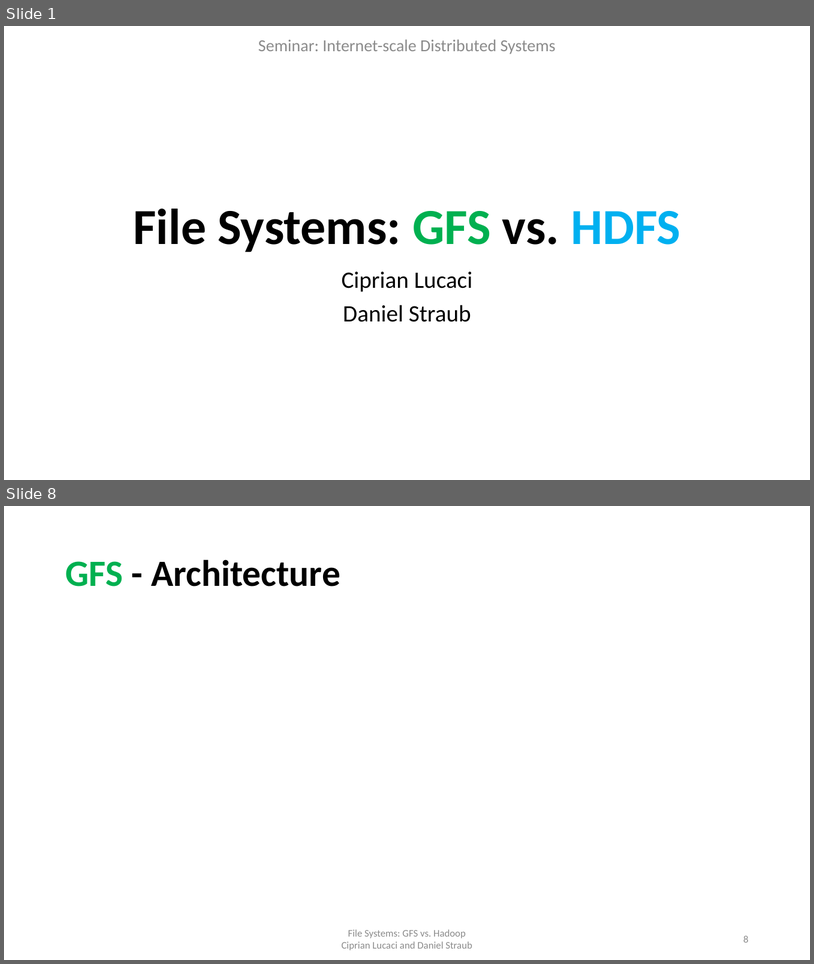
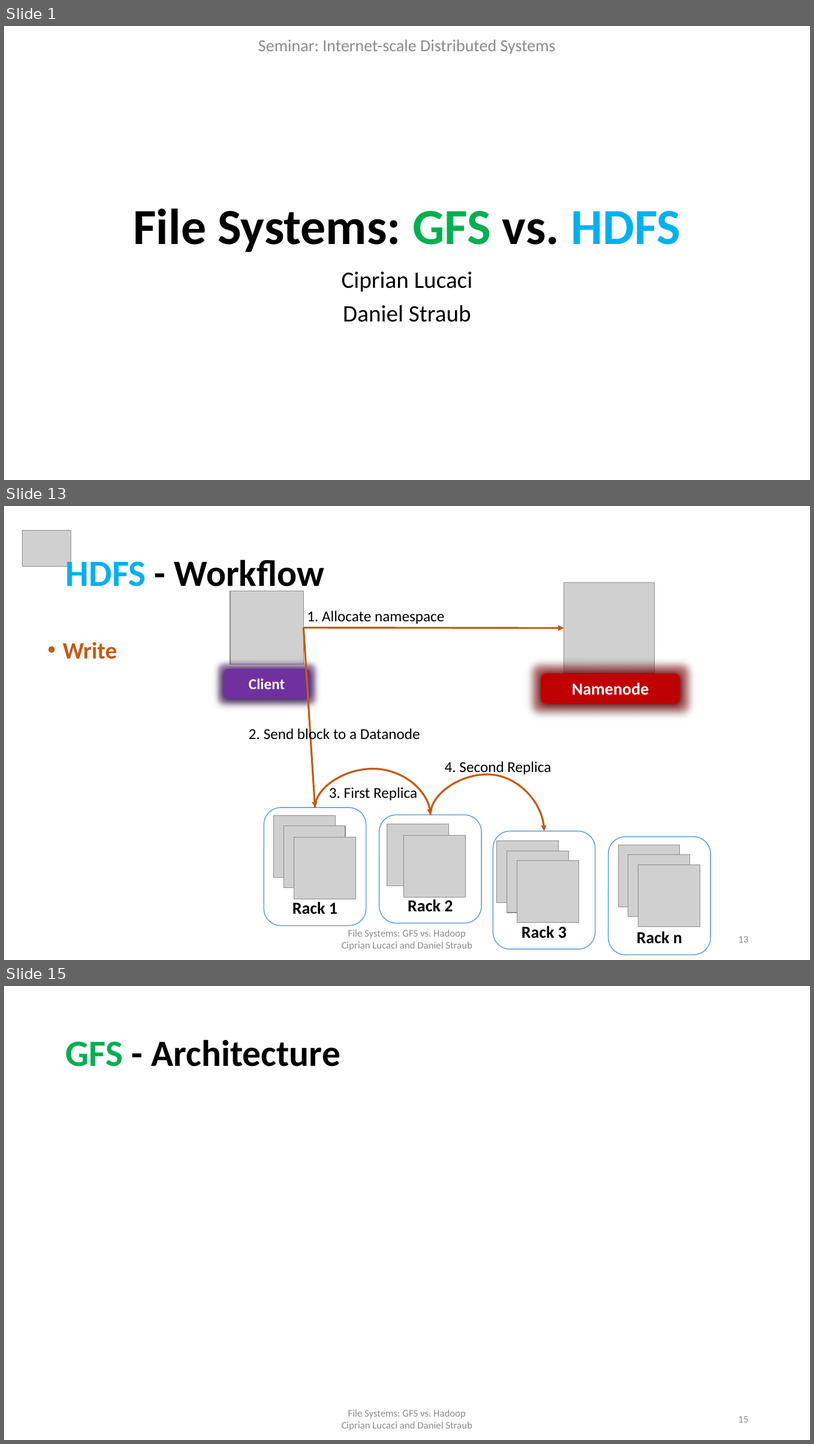
Before and after one commit to cipri7329/ss15-seminar, a slide deck: Presentation/DistributedFileSystems_Cipri.pptx. Shown one above the other, each under a label of ours: slides 1 and 8 before the commit, slides 1, 13 and 15 after it; the slides between them are not shown. The pictures are 814x964 and 814x1444 pixels, drawn with LibreOffice and Linux fonts; fonts in the diff are those of the drawing; grey boxes stand for pictures; background and template pictures are left out. Boxes give left, top, right and bottom in pixels: in the first picture for what was removed or moved away, otherwise in the second. Text is boxed around its words. In the diff, an @@ line names an element or a change of style, - is before the commit and + after.

Commit message:
presentation cipri

```diff
--- a/Presentation/DistributedFileSystems_Cipri.pptx
+++ b/Presentation/DistributedFileSystems_Cipri.pptx
@@ slide 13 added at <box>4,506,810,960</box>, background #FFFFFF @@
@@ picture added at <box>22,530,71,567</box> @@
@@ title added at <box>65,555,325,595</box>, 44 pt, text #000000, bold @@
+HDFS - Workflow
@@ group added at <box>230,583,711,954</box>: 13 pictures, 5 rounded rectangles @@
+Rack n
+Rack 3
+Rack 2
+Rack 1
+Namenode
@@ text added at <box>307,610,444,624</box>, 18 pt, text #000000 @@
+1. Allocate namespace
@@ arrow added from (303, 628) to (564, 628), #C55A11 2.25 pt @@
@@ arrow added from (303, 628) to (315, 807), #C55A11 2.25 pt @@
@@ text added at <box>63,642,117,659</box>, 28 pt, text #C55A11, bold @@
+• Write
@@ rounded rectangle added at <box>224,669,310,699</box>, fill #7030A0, 18 pt, text #FFFFFF, bold @@
+Client
@@ text added at <box>249,727,420,743</box>, 18 pt, text #000000 @@
+2. Send block to a Datanode
@@ curved arrow added from (315, 807) to (431, 814), #C55A11 2.25 pt @@
@@ curved arrow added from (431, 814) to (544, 831), #C55A11 2.25 pt @@
@@ text added at <box>445,761,551,775</box>, 18 pt, text #000000 @@
+4. Second Replica
@@ text added at <box>329,785,417,800</box>, 18 pt, text #000000 @@
+3. First Replica
@@ text added at <box>342,929,472,950</box>, 12 pt, text #8C8C8C @@
+File Systems: GFS vs. Hadoop
+Ciprian Lucaci and Daniel Straub
@@ page number added at <box>738,936,749,942</box>, 12 pt, text #8C8C8C @@
+13
@@ what was slide 8 is now slide 15 @@
@@ page number at <box>738,1416,749,1422</box>: text changed @@
-8
+15
```
Also in this commit, not shown: 9 slides changed, 6 other slides added, 2 other files.
